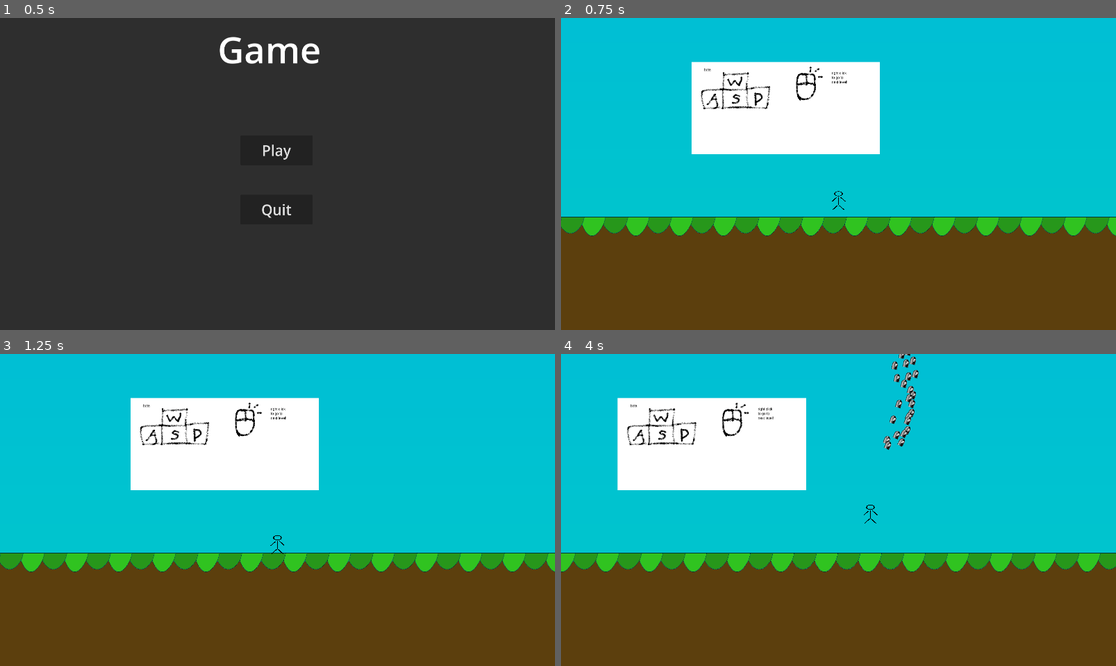
Above: before the commit, frames 1-4 (two rows, left to right).
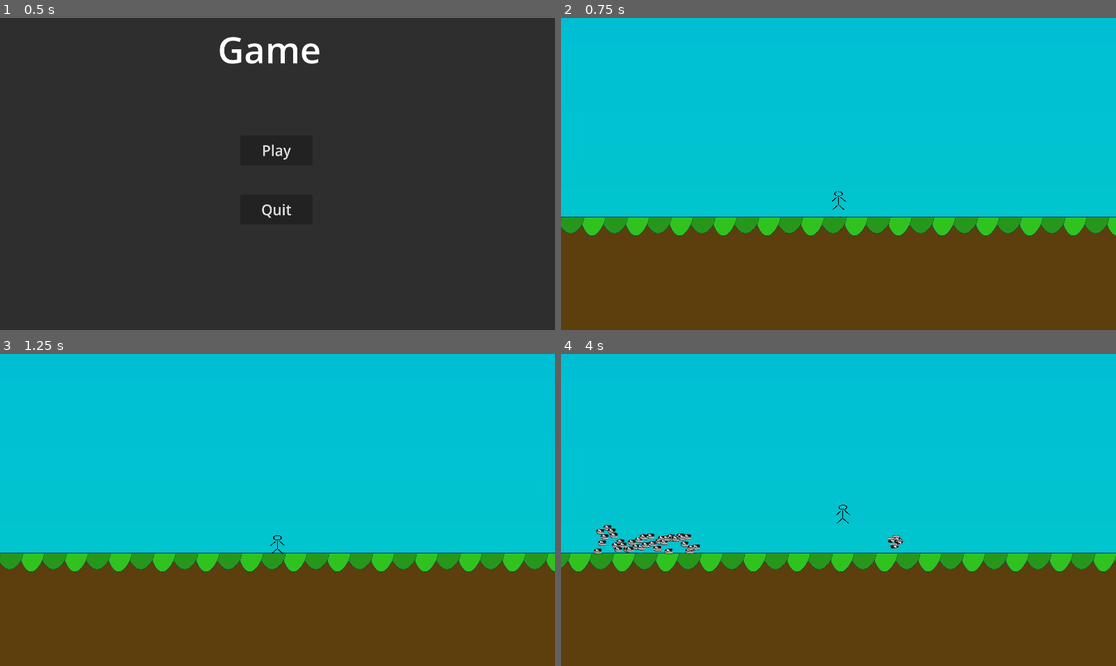
Above: after the commit, the same moments.

Repository: DogeThe1st/fbla_game
Game: Godot game, scene res://Main.tscn
Same seed, same stepped clock (60 frames per second), same inputs: the game is played once before the commit and once after it.
Inputs (mouse positions are in pixels of both pictures, inside the frame that each line leads up to):
- Up to frame 1 (0.5 s): no input
- Up to frame 2 (0.75 s): click "Play" at 0.5 s
- Up to frame 3 (1.25 s): no input
- Up to frame 4 (4 s): tap Enter at 1.25 s; move the mouse to (960, 494) at 1.27 s; hold D (right) 1.28-2.78 s; tap 1 (1) at 1.35 s; tap W (up) at 1.52, 2.27, 3.77 s; tap 2 (2) at 1.55, 2.1 s; move the mouse to (727, 525) at 2.02 s; tap 3 (3) at 2.3, 2.85 s; move the mouse to (894, 441) at 2.77 s; press the mouse at (894, 441) at 2.78 s; hold A (left) 2.78-3.53 s; move the mouse to (810, 572) at 3.52 s; release the mouse at (810, 572) at 3.53 s; hold D (right) from 3.53 s (still down); click (810, 572) at 3.6 s; tap Q (q) at 3.8 s

Frame 1 is identical in both runs. In frame 2, 10% of the frame differs, in the area x 23-58%, y 14-62%; in frame 3, 10%; in frame 4, 16%, in the area x 0-100%, y 0-70%.

Commit message:
update for ethan

Diff:
--- a/godot_project/Camera2D.gd
+++ b/godot_project/Camera2D.gd
@@ -1,8 +1,12 @@
 extends Camera2D
+
+func _ready():
+	var MaxLeft = get_parent().get_node("MaxLeft")
+	var MaxRight = get_parent().get_node("MaxRight")
+	self.limit_left = MaxLeft.global_position.x
+	self.limit_right = MaxRight.global_position.x
 
 func _physics_process(_delta):
 	var player = get_parent().get_node("Player")
-	if player.global_position.x >= get_node("Marker2D2").global_position.x:
-		self.position.x += player.get_last_motion().x
-	if player.global_position.x <= get_node("Marker2D").global_position.x:
-		self.position.x += player.get_last_motion().x
+	self.global_position.x -= 1
+	self.global_position.x = player.global_position.x
--- a/godot_project/Enemy.gd
+++ b/godot_project/Enemy.gd
@@ -12,6 +12,7 @@
 var player
 var weapon_type : int = 2
 var maxRounds : int = 5
+var bulletside = "Right"
 @export var Main : Node2D
 func _ready():
 	screen_size = get_viewport_rect().size
@@ -22,6 +23,10 @@
 	game = Main.game
 	paused = Main.paused
 	if game == true and paused == false:
+		if player.global_position.x >= global_position.x:
+			bulletside = "Right"
+		else:
+			bulletside = "Left"
 		if weapon_type == 1:
 			bullets = 5
 			maxRounds = 5
@@ -39,7 +44,6 @@
 		if not is_on_floor():
 			velocity.y += gravity
 		move_and_slide()
-
 func alert_death(dmg):
 	health -= dmg
 
@@ -66,16 +70,16 @@
 		var bulletrange1 = 0
 		var bulletrange2 = 0
 		await get_tree().create_timer(0.05).timeout
-		Main.shoot(self.name, player.global_position, side, bullets, bulletspeed, bulletrange1, bulletrange2)
+		Main.shoot(self.name, get_node("BulletSpawn" + str(bulletside)).global_position, side, bullets, bulletspeed, bulletrange1, bulletrange2, bulletside)
 
 func fire_shotgun():
 	var bulletspeed = 15
 	var bulletrange1 = 0.05
 	var bulletrange2 = -0.05
-	Main.shoot(self.name, player.global_position, side, bullets, bulletspeed, bulletrange1, bulletrange2)
+	Main.shoot(self.name, get_node("BulletSpawn" + str(bulletside)).global_position, side, bullets, bulletspeed, bulletrange1, bulletrange2, bulletside)
 
 func fire_auto():
 	var bulletspeed = 13
 	var bulletrange1 = 0.075
 	var bulletrange2 = -0.075
-	Main.shoot(self.name, player.global_position, side, bullets, bulletspeed, bulletrange1, bulletrange2)
+	Main.shoot(self.name, get_node("BulletSpawn" + str(bulletside)).global_positisweaaon, side, bullets, bulletspeed, bulletrange1, bulletrange2, bulletside)
--- a/godot_project/Enemy.tscn
+++ b/godot_project/Enemy.tscn
@@ -18,14 +18,19 @@
 scale = Vector2(92.75, 113)
 texture = SubResource("CanvasTexture_dj06g")
 
-[node name="BulletSpawn" type="Marker2D" parent="."]
-position = Vector2(0, 26)
-
 [node name="VisibleOnScreenNotifier2D" type="VisibleOnScreenNotifier2D" parent="."]
 
 [node name="Timer" type="Timer" parent="."]
 autostart = true
 
+[node name="BulletSpawnRight" type="Marker2D" parent="."]
+position = Vector2(41, 0)
+
+[node name="BulletSpawnLeft" type="Marker2D" parent="."]
+position = Vector2(-41, -1)
+
+[node name="Spawn" type="Marker2D" parent="."]
+
 [connection signal="screen_entered" from="VisibleOnScreenNotifier2D" to="." method="_on_visible_on_screen_notifier_2d_screen_entered"]
 [connection signal="screen_exited" from="VisibleOnScreenNotifier2D" to="." method="_on_visible_on_screen_notifier_2d_screen_exited"]
 [connection signal="timeout" from="Timer" to="." method="_on_timer_timeout"]
--- a/godot_project/Level0.tscn
+++ b/godot_project/Level0.tscn
@@ -1,8 +1,7 @@
-[gd_scene load_steps=7 format=3 uid="uid://iiewymtlmowv"]
+[gd_scene load_steps=6 format=3 uid="uid://iiewymtlmowv"]
 
 [ext_resource type="Texture2D" uid="uid://dgg28150f2k81" path="res://Untitled(1).png" id="1_awi4e"]
 [ext_resource type="Texture2D" uid="uid://27hqv0y3dew6" path="res://Untitled(2).png" id="2_y1qko"]
-[ext_resource type="Texture2D" uid="uid://bf0nvionhdst1" path="res://tut1.png" id="3_7nex3"]
 
 [sub_resource type="RectangleShape2D" id="RectangleShape2D_qkasv"]
 size = Vector2(38827, 147)
@@ -48,12 +47,3 @@
 size_flags_horizontal = 4
 texture = ExtResource("1_awi4e")
 stretch_mode = 1
-
-[node name="Sprite2D2" type="TextureRect" parent="CanvasLayer"]
-offset_left = 63.0938
-offset_top = 30.1353
-offset_right = 180063.0
-offset_bottom = 646.135
-scale = Vector2(-5.96328e-06, 0.0154535)
-size_flags_horizontal = 4
-texture = ExtResource("3_7nex3")
--- a/godot_project/Level1.tscn
+++ b/godot_project/Level1.tscn
@@ -1,8 +1,7 @@
-[gd_scene load_steps=6 format=3 uid="uid://b3gl8yywgiucv"]
+[gd_scene load_steps=5 format=3 uid="uid://b3gl8yywgiucv"]
 
 [ext_resource type="PackedScene" uid="uid://dfywchloiwvlc" path="res://Enemy.tscn" id="1_8ccsh"]
 [ext_resource type="Script" path="res://EnemySpawn.gd" id="1_yogal"]
-[ext_resource type="Texture2D" uid="uid://br6hp7uw5f3vo" path="res://tut2.png" id="2_vefvl"]
 
 [sub_resource type="RectangleShape2D" id="RectangleShape2D_qrc57"]
 
@@ -46,22 +45,3 @@
 
 [node name="Enemy" parent="." instance=ExtResource("1_8ccsh")]
 position = Vector2(38, 292)
-
-[node name="Sprite2D2" type="TextureRect" parent="."]
-offset_left = 63.0938
-offset_top = 30.1353
-offset_right = 180063.0
-offset_bottom = 646.135
-scale = Vector2(0.00353248, 0.483132)
-size_flags_horizontal = 4
-texture = ExtResource("2_vefvl")
-
-[node name="Label" type="Label" parent="."]
-offset_left = 107.0
-offset_top = 205.0
-offset_right = 551.0
-offset_bottom = 380.0
-scale = Vector2(0.106955, 0.0928761)
-theme_override_colors/font_color = Color(0, 0, 0, 1)
-theme_override_font_sizes/font_size = 126
-text = "press q to make more enemies!"
--- a/godot_project/Main.gd
+++ b/godot_project/Main.gd
@@ -13,17 +13,17 @@
 var levelnum = 0
 var max_level = 1
 var main_menu : bool = true
-func _on_player_shoot(name, direction, side, bullets, speed, bulletrange1, bulletrange2):
-	shoot(name, direction, side, bullets, speed, bulletrange1, bulletrange2)
+func _on_player_shoot(name, direction, side, bullets, speed, bulletrange1, bulletrange2, bulletside):
+	shoot(name, direction, side, bullets, speed, bulletrange1, bulletrange2, bulletside)
 
-func shoot(name, direction, side, bullets, speed, bulletrange1, bulletrange2):
+func shoot(name, direction, side, bullets, speed, bulletrange1, bulletrange2, bulletside):
 	for x in range(bullets):
 		var bullet = bullet.instantiate()
 		add_child(bullet)
 		if side == "Player":
-			bullet.global_position = get_node(name + "/BulletSpawn").global_position
+			bullet.global_position = get_node(name + "/BulletSpawn" + bulletside).global_position
 		else:
-			bullet.global_position = get_node(("Level" + str(levelnum)) + "/" + name + "/BulletSpawn").global_position
+			bullet.global_position = get_node(("Level" + str(levelnum)) + "/" + name + "/Spawn").global_position
 		bullet.look_at(direction)
 		bullet.rotation = bullet.rotation + randf_range(bulletrange1, bulletrange2)
 		bullet.side = side
--- a/godot_project/Main.tscn
+++ b/godot_project/Main.tscn
@@ -18,14 +18,11 @@
 [node name="Camera2D" type="Camera2D" parent="."]
 position = Vector2(576, 253)
 scale = Vector2(0.5, 0.5)
+limit_left = -536
+limit_right = 1920
 position_smoothing_enabled = true
+position_smoothing_speed = 20.0
 script = ExtResource("5_qeca2")
-
-[node name="Marker2D" type="Marker2D" parent="Camera2D"]
-position = Vector2(-400, 0)
-
-[node name="Marker2D2" type="Marker2D" parent="Camera2D"]
-position = Vector2(400, 0)
 
 [node name="main menu" parent="." instance=ExtResource("6_ttq74")]
 visible = false
@@ -36,6 +33,12 @@
 [node name="Level0" parent="." instance=ExtResource("7_xia32")]
 position = Vector2(-507, 432)
 
+[node name="MaxLeft" type="Marker2D" parent="."]
+position = Vector2(-536, 0)
+
+[node name="MaxRight" type="Marker2D" parent="."]
+position = Vector2(1920, 0)
+
 [connection signal="shoot" from="Player" to="." method="_on_player_shoot"]
 [connection signal="pressed" from="main menu/Button3" to="." method="_on_button_3_pressed"]
 [connection signal="pressed" from="main menu/Button4" to="." method="_on_button_4_pressed"]
--- a/godot_project/Player.gd
+++ b/godot_project/Player.gd
@@ -13,6 +13,7 @@
 var bullets : int = 5
 var weapon_type : int = 3
 var maxRounds : int = 5
+var bulletside = "Right"
 # 1 = Burst
 # 2 = Shotgun
 # 3 = Full Auto
@@ -58,7 +59,7 @@
 				fire_auto()
 		if Input.is_action_pressed("shift"):
 			shifted = 1.5
-			print(shifted)
+			print(bulletside)
 		else:
 			shifted = 1
 		direction = direction.normalized()
@@ -73,7 +74,14 @@
 		if is_on_ceiling():
 			target_velocity.y += 50
 		velocity = target_velocity
-		#print()
+		if velocity.x > 0 or velocity.x < 0:
+			get_node("AnimatedSprite2D").play("walk")
+		else:
+			get_node("AnimatedSprite2D").play("idle")
+		if direction.x < 0:
+			bulletside = "Right"
+		if direction.x > 0:
+			bulletside = "Left"
 		move_and_slide()
 
 func fire_burst():
@@ -82,19 +90,19 @@
 		var bulletrange1 = 0
 		var bulletrange2 = 0
 		await get_tree().create_timer(0.05).timeout
-		shoot.emit(self.name, get_global_mouse_position(), side, bullets, bulletspeed, bulletrange1, bulletrange2)
+		shoot.emit(self.name, get_node("BulletDir" + str(bulletside)).get_global_position(), side, bullets, bulletspeed, bulletrange1, bulletrange2, bulletside)
 
 func fire_shotgun():
 	var bulletspeed = 15
 	var bulletrange1 = 0.05
 	var bulletrange2 = -0.05
-	shoot.emit(self.name, get_global_mouse_position(), side, bullets, bulletspeed, bulletrange1, bulletrange2)
+	shoot.emit(self.name, get_node("BulletDir" + str(bulletside)).get_global_position(), side, bullets, bulletspeed, bulletrange1, bulletrange2, bulletside)
 
 func fire_auto():
 	var bulletspeed = 13
 	var bulletrange1 = 0.075
 	var bulletrange2 = -0.075
-	shoot.emit(self.name, get_global_mouse_position(), side, bullets, bulletspeed, bulletrange1, bulletrange2)
+	shoot.emit(self.name, get_node("BulletDir" + str(bulletside)).get_global_position(), side, bullets, bulletspeed, bulletrange1, bulletrange2, bulletside)
 
 func alert_death(dmg):
 	pass
--- a/godot_project/Player.tscn
+++ b/godot_project/Player.tscn
@@ -1,7 +1,26 @@
-[gd_scene load_steps=4 format=3 uid="uid://co4p4jx6rswgs"]
+[gd_scene load_steps=5 format=3 uid="uid://co4p4jx6rswgs"]
 
 [ext_resource type="Script" path="res://Player.gd" id="1_ol1qg"]
 [ext_resource type="Texture2D" uid="uid://crmxq6hxeud3w" path="res://HENRY STICKMIN.png" id="2_4lbqj"]
+
+[sub_resource type="SpriteFrames" id="SpriteFrames_4cnar"]
+animations = [{
+"frames": [{
+"duration": 1.0,
+"texture": ExtResource("2_4lbqj")
+}],
+"loop": true,
+"name": &"idle",
+"speed": 5.0
+}, {
+"frames": [{
+"duration": 1.0,
+"texture": ExtResource("2_4lbqj")
+}],
+"loop": true,
+"name": &"walk",
+"speed": 5.0
+}]
 
 [sub_resource type="RectangleShape2D" id="RectangleShape2D_es68b"]
 size = Vector2(92, 112)
@@ -10,12 +29,24 @@
 scale = Vector2(0.6, 0.6)
 script = ExtResource("1_ol1qg")
 
-[node name="Sprite2D" type="Sprite2D" parent="."]
-scale = Vector2(0.0805478, 0.0468289)
-texture = ExtResource("2_4lbqj")
+[node name="AnimatedSprite2D" type="AnimatedSprite2D" parent="."]
+scale = Vector2(0.08137, 0.0466533)
+sprite_frames = SubResource("SpriteFrames_4cnar")
+animation = &"idle"
 
-[node name="BulletSpawn" type="Marker2D" parent="."]
+[node name="BulletDirRight" type="Marker2D" parent="."]
+position = Vector2(-82, 0)
+
+[node name="BulletSpawnRight" type="Marker2D" parent="."]
+position = Vector2(-41, 0)
+
+[node name="BulletDirLeft" type="Marker2D" parent="."]
+position = Vector2(82, -2)
+
+[node name="BulletSpawnLeft" type="Marker2D" parent="."]
 position = Vector2(41, -1)
 
 [node name="CollisionShape2D" type="CollisionShape2D" parent="."]
 shape = SubResource("RectangleShape2D_es68b")
+
+[node name="Marker2D" type="Marker2D" parent="."]
--- a/godot_project/project.godot
+++ b/godot_project/project.godot
@@ -26,7 +26,6 @@
 "deadzone": 0.5,
 "events": [Object(InputEventKey,"resource_local_to_scene":false,"resource_name":"","device":-1,"window_id":0,"alt_pressed":false,"shift_pressed":false,"ctrl_pressed":false,"meta_pressed":false,"pressed":false,"keycode":0,"physical_keycode":87,"key_label":0,"unicode":119,"echo":false,"script":null)
 , Object(InputEventKey,"resource_local_to_scene":false,"resource_name":"","device":-1,"window_id":0,"alt_pressed":false,"shift_pressed":false,"ctrl_pressed":false,"meta_pressed":false,"pressed":false,"keycode":0,"physical_keycode":4194320,"key_label":0,"unicode":0,"echo":false,"script":null)
-, Object(InputEventKey,"resource_local_to_scene":false,"resource_name":"","device":-1,"window_id":0,"alt_pressed":false,"shift_pressed":false,"ctrl_pressed":false,"meta_pressed":false,"pressed":false,"keycode":0,"physical_keycode":32,"key_label":0,"unicode":32,"echo":false,"script":null)
 ]
 }
 down={
@@ -87,6 +86,11 @@
 "events": [Object(InputEventKey,"resource_local_to_scene":false,"resource_name":"","device":-1,"window_id":0,"alt_pressed":false,"shift_pressed":false,"ctrl_pressed":false,"meta_pressed":false,"pressed":false,"keycode":0,"physical_keycode":81,"key_label":0,"unicode":113,"echo":false,"script":null)
 ]
 }
+space={
+"deadzone": 0.5,
+"events": [Object(InputEventKey,"resource_local_to_scene":false,"resource_name":"","device":-1,"window_id":0,"alt_pressed":false,"shift_pressed":false,"ctrl_pressed":false,"meta_pressed":false,"pressed":false,"keycode":0,"physical_keycode":32,"key_label":0,"unicode":32,"echo":false,"script":null)
+]
+}
 
 [layer_names]
 
